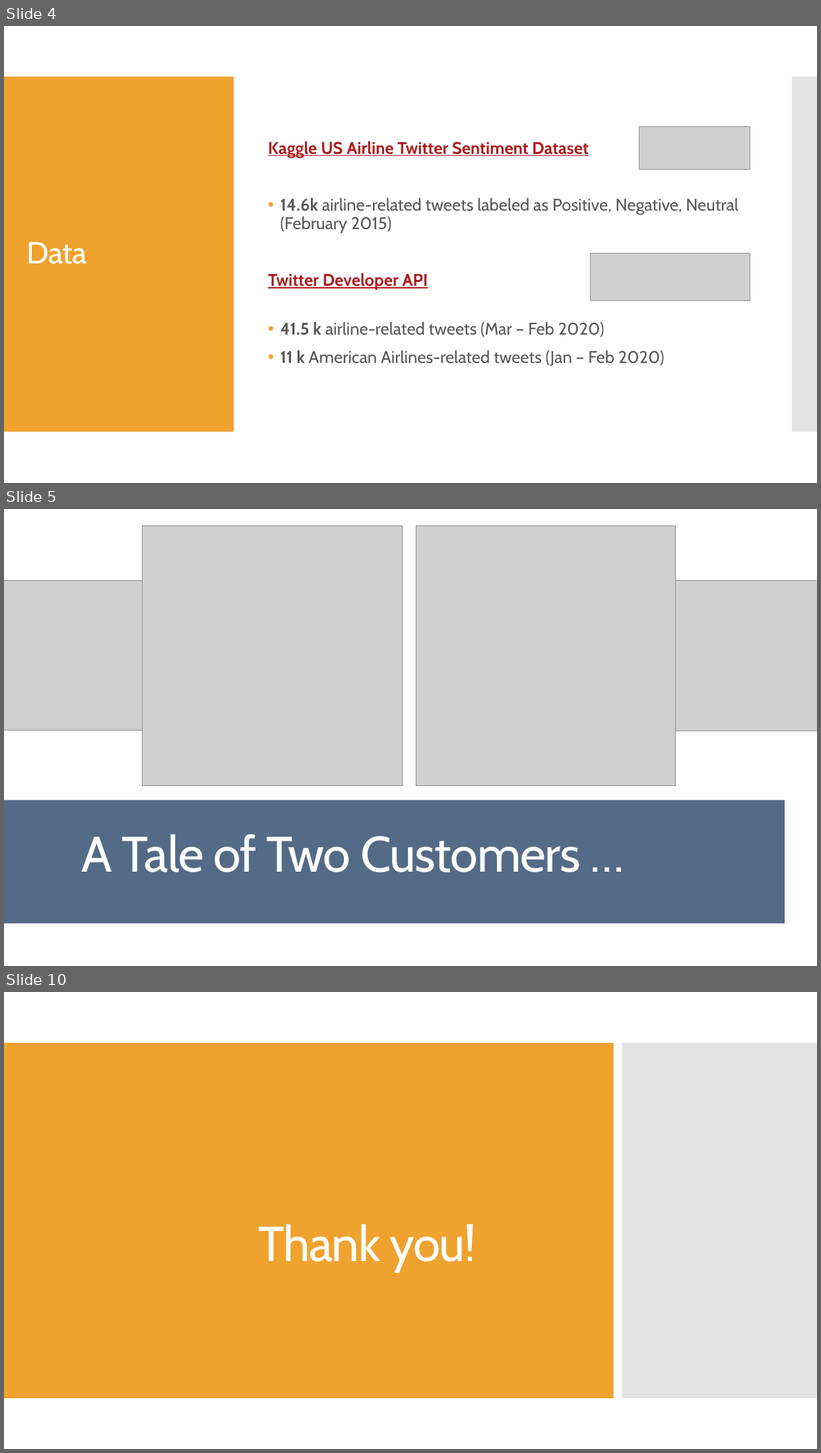
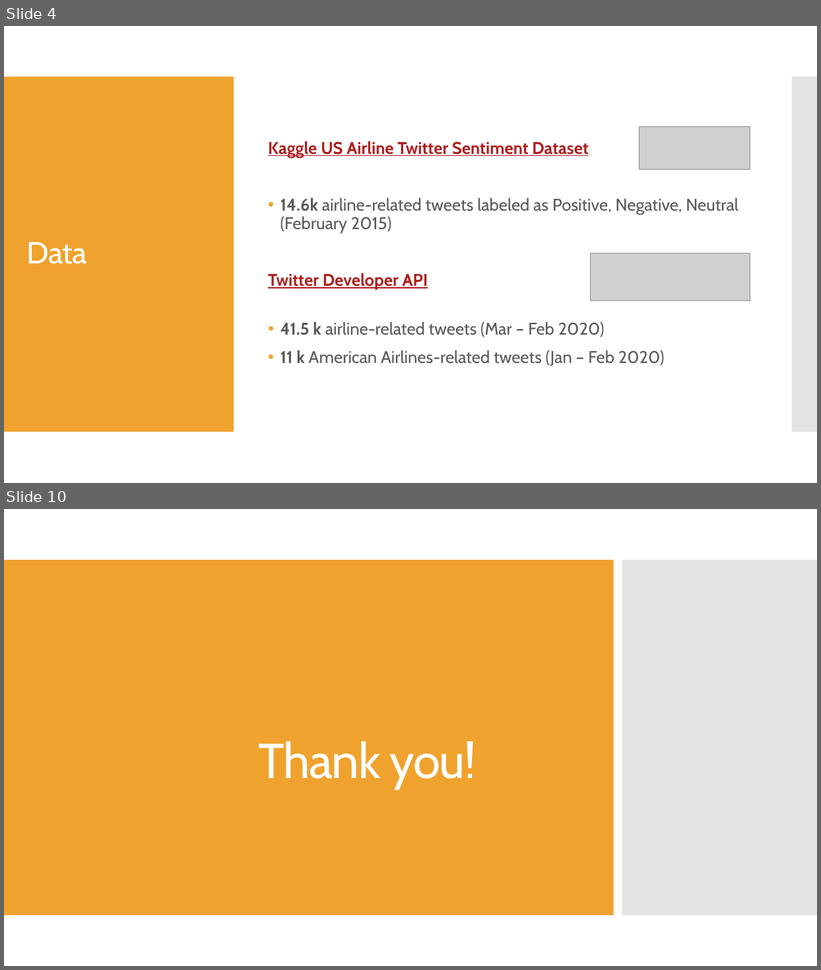
Before and after one commit to douglaspsteen/dsc-capstone-project-v2-online-ds-ft-100719, a slide deck: doug_steen_capstone_pres.pptx. Shown one above the other, each under a label of ours: slides 4, 5 and 10 before the commit, slides 4 and 10 after it; the slides between them are not shown. The pictures are 821x1453 and 821x970 pixels, drawn with LibreOffice and Linux fonts; fonts in the diff are those of the drawing; grey boxes stand for pictures. Boxes give left, top, right and bottom in pixels: in the first picture for what was removed or moved away, otherwise in the second. Text is boxed around its words. In the diff, an @@ line names an element or a change of style, - is before the commit and + after.

```diff
--- a/doug_steen_capstone_pres.pptx
+++ b/doug_steen_capstone_pres.pptx
@@ slide 5 removed at (x1=4, y1=509, x2=817, y2=966), background #FFFFFF; not listed: 2 template elements that a slide beside it also shows @@
@@ rectangle removed at (x1=4, y1=509, x2=817, y2=966) @@
@@ picture removed at (x1=143, y1=526, x2=403, y2=786) @@
@@ picture removed at (x1=416, y1=525, x2=676, y2=786) @@
@@ rectangle removed at (x1=4, y1=560, x2=614, y2=916) @@
@@ rectangle removed at (x1=622, y1=560, x2=817, y2=916) @@
@@ picture removed at (x1=4, y1=581, x2=151, y2=730) @@
@@ picture removed at (x1=668, y1=581, x2=817, y2=731) @@
@@ rectangle removed at (x1=4, y1=801, x2=785, y2=924) @@
@@ title removed at (x1=81, y1=834, x2=581, y2=873) @@
-A Tale of Two Customers …
```
Also in this commit, not shown: 4 slides changed, 3 slides added, 1 other slide removed, 15 other files.
